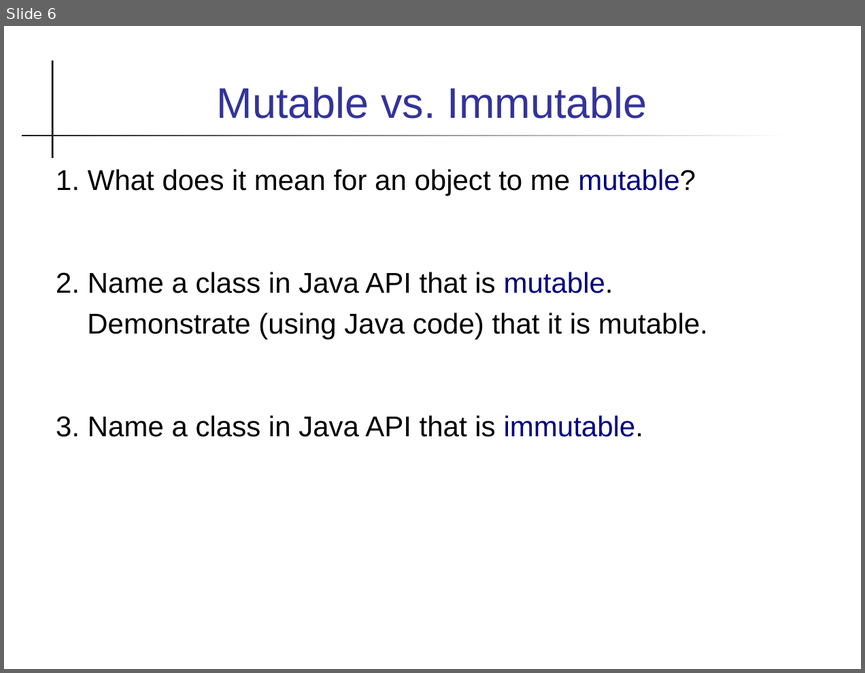
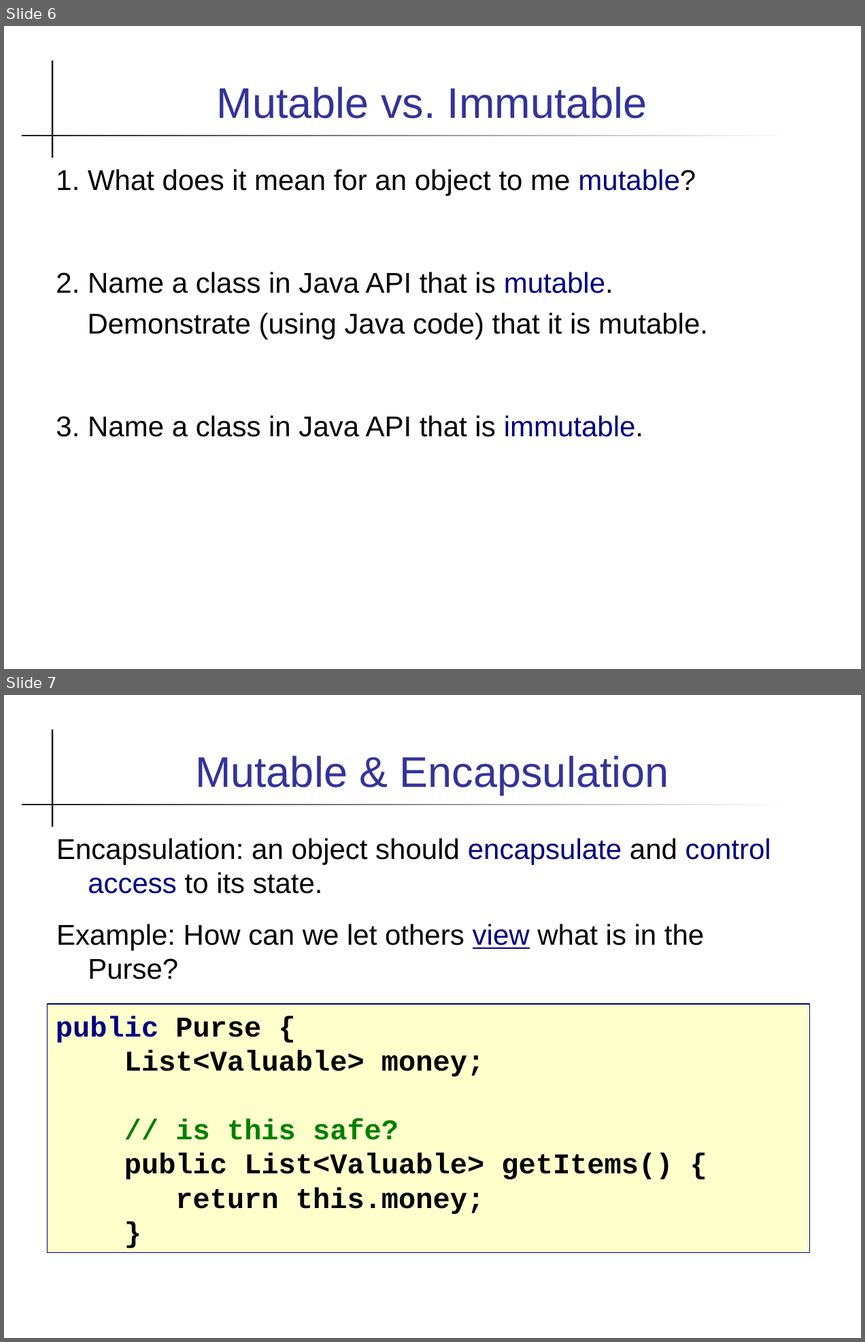
Before and after one commit to skeoop/skeoop.github.io, a slide deck: review/Week7-Review.ppt. Shown one above the other, each under a label of ours: slide 6 before the commit, slides 6 and 7 after it. The pictures are 865x673 and 865x1342 pixels, drawn with LibreOffice and Linux fonts; fonts in the diff are those of the drawing. Boxes give left, top, right and bottom in pixels: in the first picture for what was removed or moved away, otherwise in the second. Text is boxed around its words. In the diff, an @@ line names an element or a change of style, - is before the commit and + after.

```diff
--- a/review/Week7-Review.ppt
+++ b/review/Week7-Review.ppt
@@ slide 7 added at [4, 695, 861, 1338], background #FFFFFF; not listed: 2 template elements that a slide beside it also shows @@
@@ title added at [195, 756, 669, 794], 36 pt, text #333399 @@
+Mutable & Encapsulation
@@ text added at [56, 838, 771, 979], 24 pt, text #000000 @@
+Encapsulation: an object should encapsulate and control access to its state.
+Example: How can we let others view what is in the Purse?
@@ rectangle added at [48, 1004, 810, 1252], fill #FFFFCC, outline #000080 0.74 pt, 24 pt, text #000000, bold @@
+public Purse {
+List<Valuable> money;
+// is this safe?
+public List<Valuable> getItems() {
+return this.money;
+}
```
Also in this commit, not shown: 1 slide changed, 2 other slides added, 6 slides removed, 7 other files.
